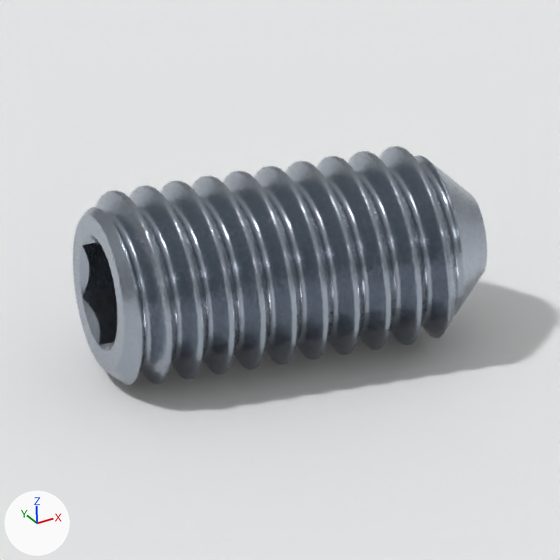
A saved change to the Blender file navigation_oobb/hardware/screw/grub/hex_head/stainless_steel/m3_diameter/6_mm_length/three_d_model/studio.blend.
Before and after are seen from the file's camera 'product camera'. The axes (+X, +Y, +Z) are drawn at lower left. The lights are the same throughout. The picture after the commit comes second.

The first picture shows 'product full', 'product seamless floor'.
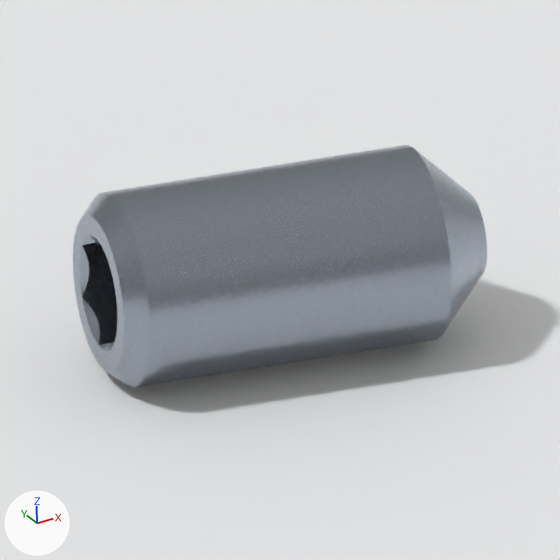
Scene script edits in JSON lines:
```json
{"op": "add", "block": "ob_product_full", "code": "ob_product_full.hide_viewport = True"}
{"op": "remove", "block": "ob_product_display", "code": "ob_product_display.hide_viewport = True"}
```

Boxes (x1, y1, x2, y2) around the edits, measured in the pictures (560 x 560 px):
```json
{"object": "product display", "change": "shown", "after": [73, 145, 487, 388]}
{"object": "product full", "change": "hidden", "before": [73, 146, 487, 386]}
```
